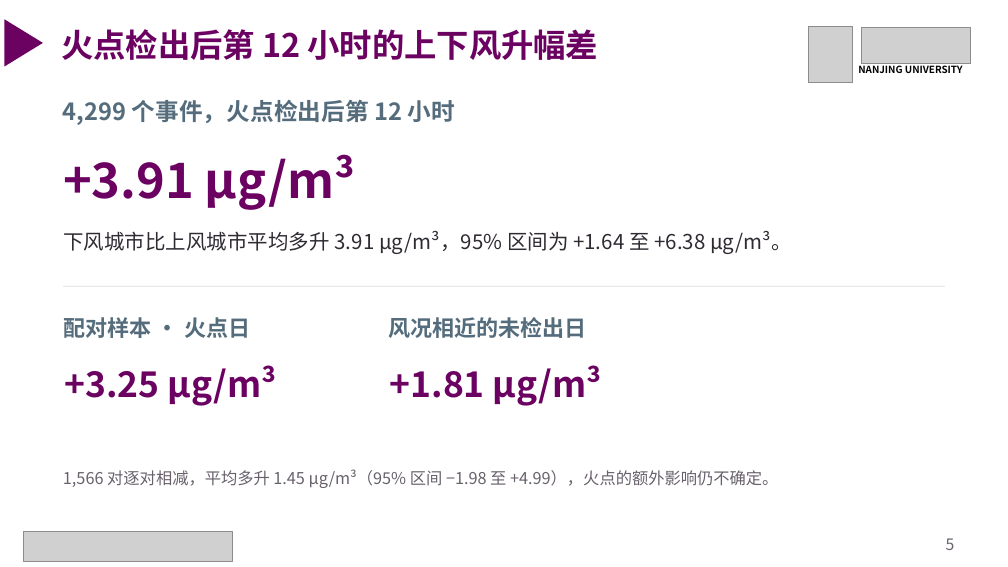
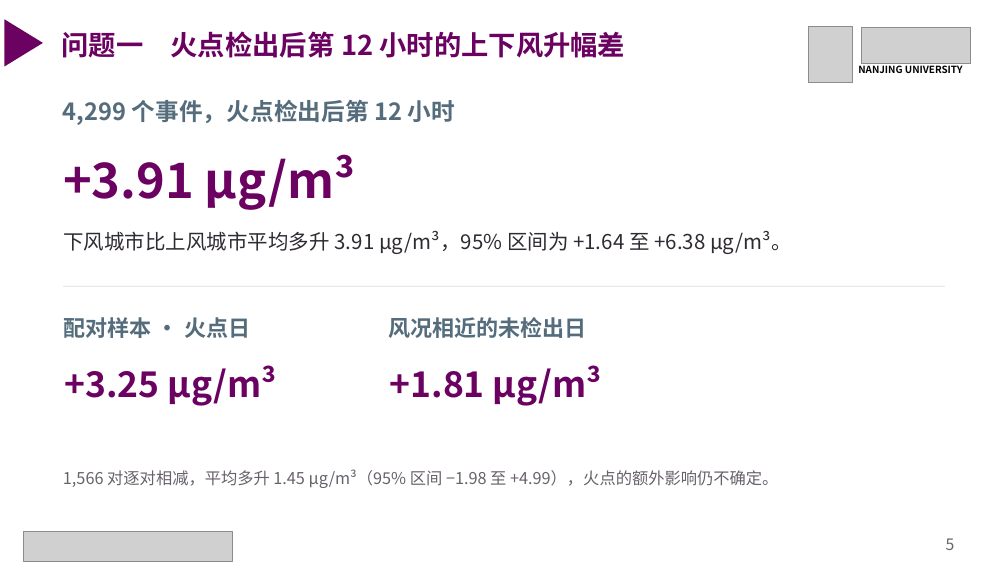
Before and after one commit to gxm-nju/china-air-pollution, a slide deck: slide 5 of docs/课堂展示.pptx. Drawn at 1008x567 pixels with LibreOffice and Linux fonts; fonts in the diff are those of the drawing; grey boxes stand for pictures. Boxes give left, top, right and bottom in pixels: in the first picture for what was removed or moved away, otherwise in the second. Text is boxed around its words. In the diff, an @@ line names an element or a change of style, - is before the commit and + after.

Commit message:
为课堂展示补全研究问题编号并精简提交材料入口

```diff
--- a/docs/课堂展示.pptx
+++ b/docs/课堂展示.pptx
@@ text at <box>61,31,626,58</box>: text changed; size 30.8 to 26 pt @@
-火点检出后第 12 小时的上下风升幅差
+问题一 火点检出后第 12 小时的上下风升幅差
```
Also in this commit, not shown: 9 other slides changed, 5 other files.
